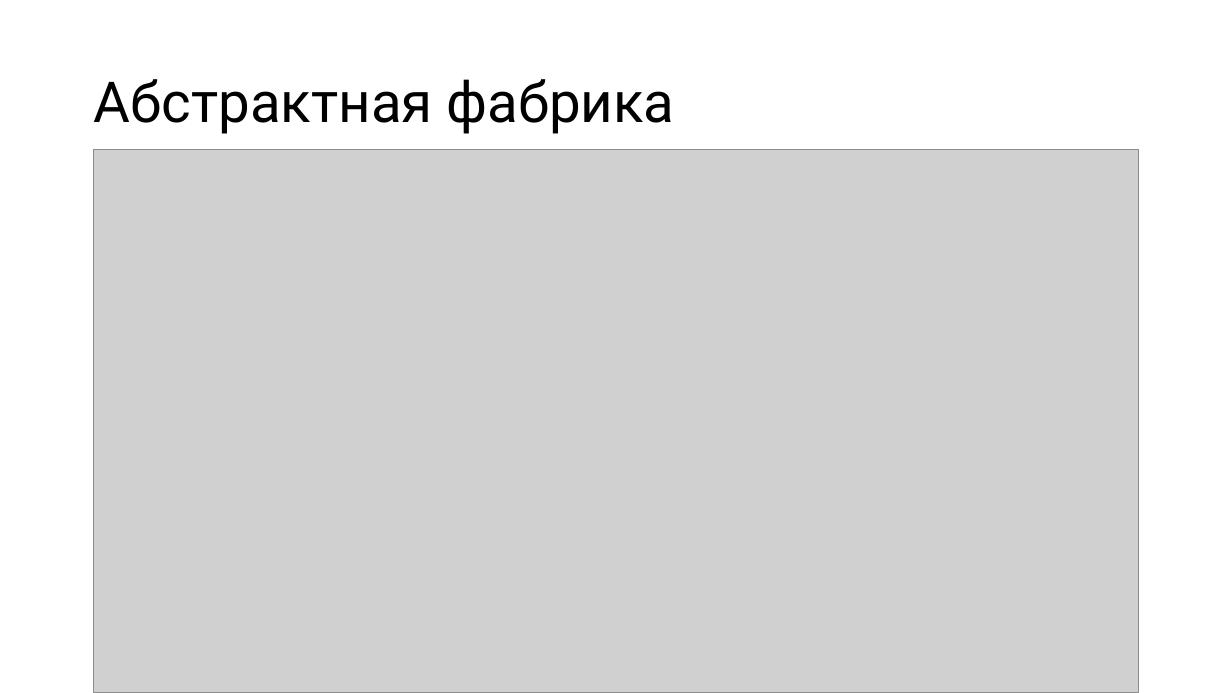
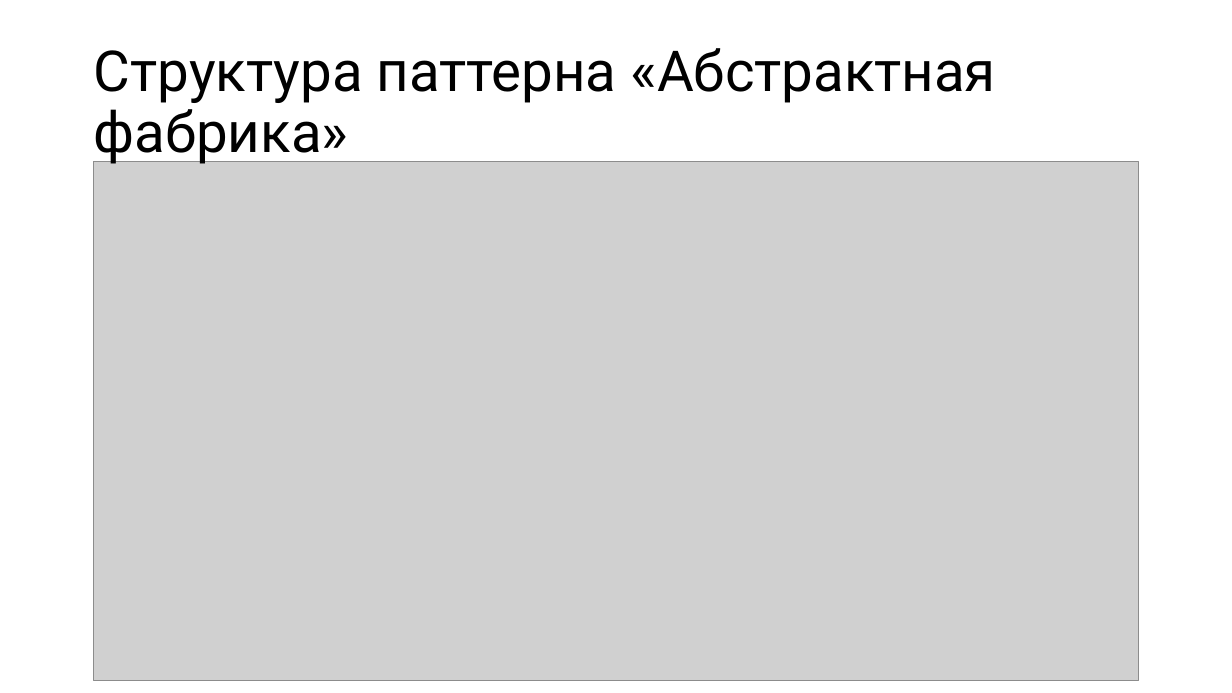
Before and after one commit to alexey-malov/ood, a slide deck: slide 47 of lectures/04.factory/factory.pptx (slide 49 before the commit). Drawn at 1232x693 pixels with LibreOffice and Linux fonts; fonts in the diff are those of the drawing; grey boxes stand for pictures. Boxes give left, top, right and bottom in pixels: in the first picture for what was removed or moved away, otherwise in the second. Text is boxed around its words. In the diff, an @@ line names an element or a change of style, - is before the commit and + after.

Commit message:
Обновил лекции по паттенам "Фабрика"

```diff
--- a/lectures/04.factory/factory.pptx
+++ b/lectures/04.factory/factory.pptx
@@ title at box(94, 48, 996, 166): text changed @@
-Абстрактная фабрика
+Структура паттерна «Абстрактная фабрика»
@@ picture: place and size @@
-picture at box(93, 149, 1139, 693)
+picture at box(93, 162, 1139, 681)
```
Also in this commit, not shown: 2 other slides changed, 2 slides added, 1 slide removed, 7 other files.
